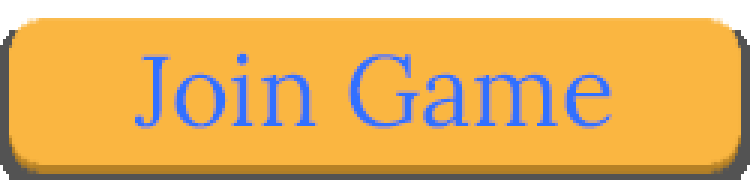
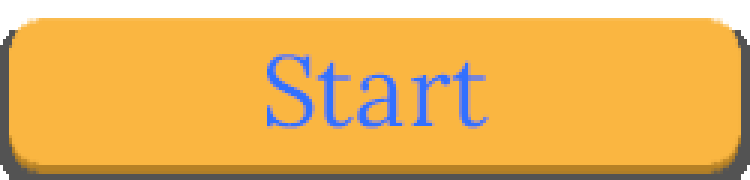
Before/after of a w=750, h=180 layered artwork. What changed in the layer stack:
renamed "Join Game" to "Start", painted on it over [135, 51, 612, 129]
